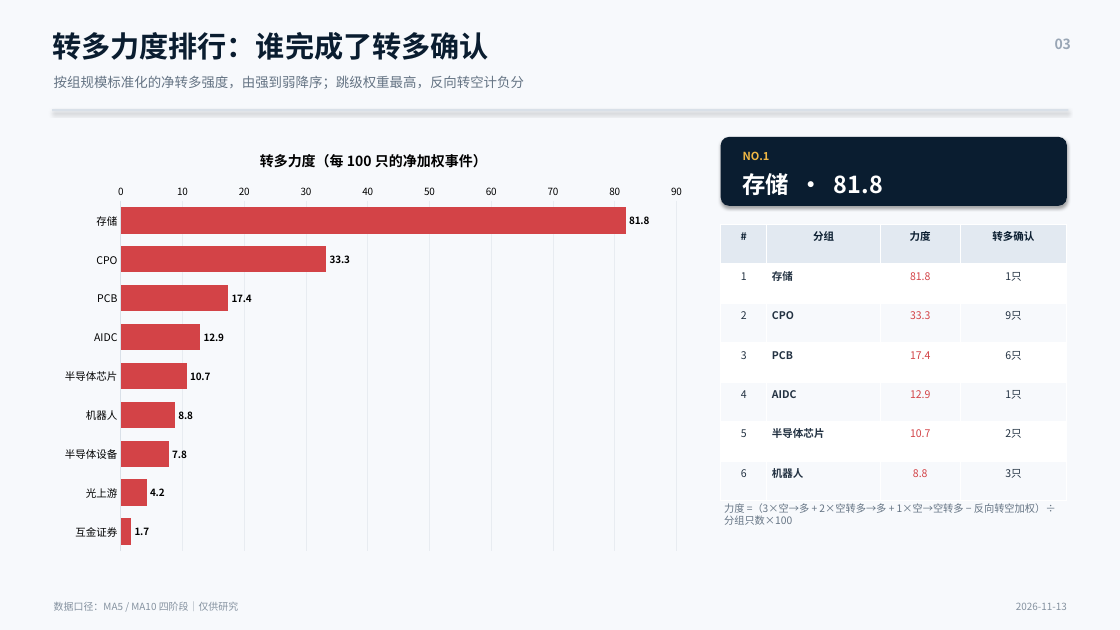
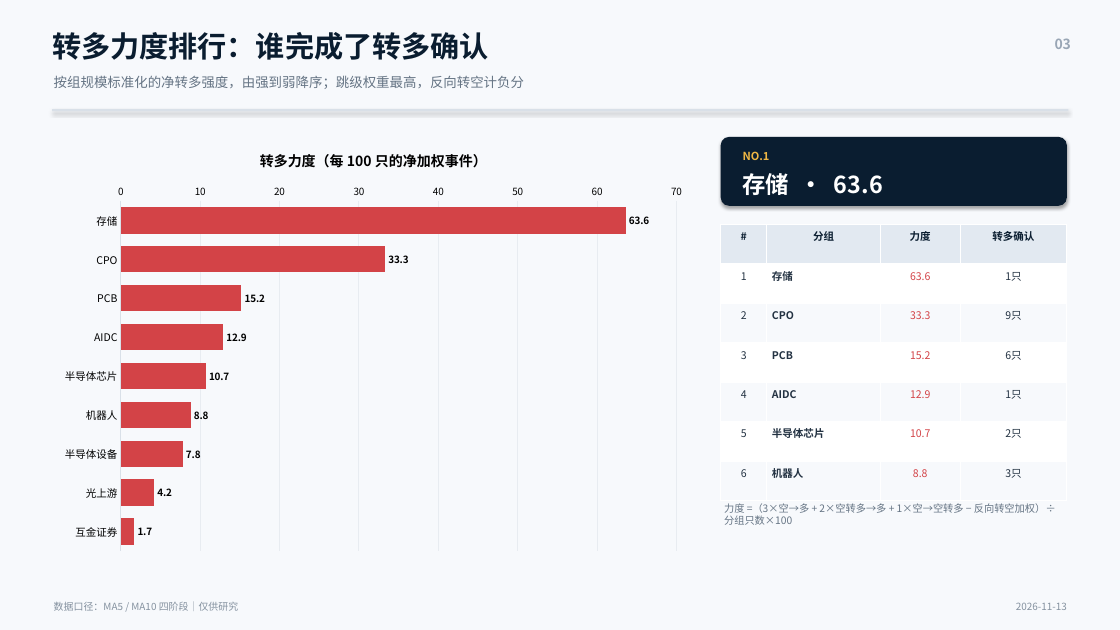
Before and after one commit to nancybhc/a-share-blast-lab, a slide deck: slide 3 of assets/多空阶段简报_2026-11-13.pptx. Drawn at 1120x630 pixels with LibreOffice and Linux fonts; fonts in the diff are those of the drawing. Boxes give left, top, right and bottom in pixels: in the first picture for what was removed or moved away, otherwise in the second. Text is boxed around its words. In the diff, an @@ line names an element or a change of style, - is before the commit and + after.

```diff
--- a/assets/多空阶段简报_2026-11-13.pptx
+++ b/assets/多空阶段简报_2026-11-13.pptx
@@ bar chart at box(52, 133, 695, 560) @@
@@ Series 1, 存储: 81.8 to 63.6 @@
@@ Series 1, PCB: 17.4 to 15.2 @@
@@ text at box(743, 173, 883, 195): text changed @@
-存储 · 81.8
+存储 · 63.6
@@ table at box(721, 224, 1067, 501) @@
-row 2, column 3: 81.8
+row 2, column 3: 63.6
-row 4, column 3: 17.4
+row 4, column 3: 15.2
```
Also in this commit, not shown: 3 other slides changed, 13 other files.
